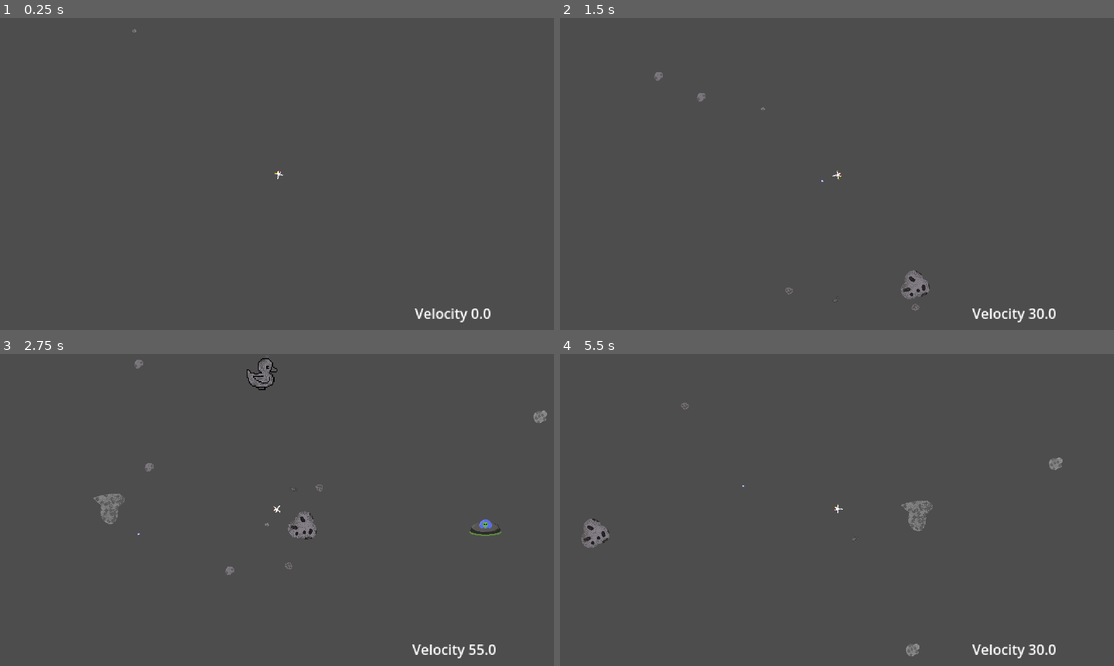
Above: before the commit, frames 1-4 (two rows, left to right).
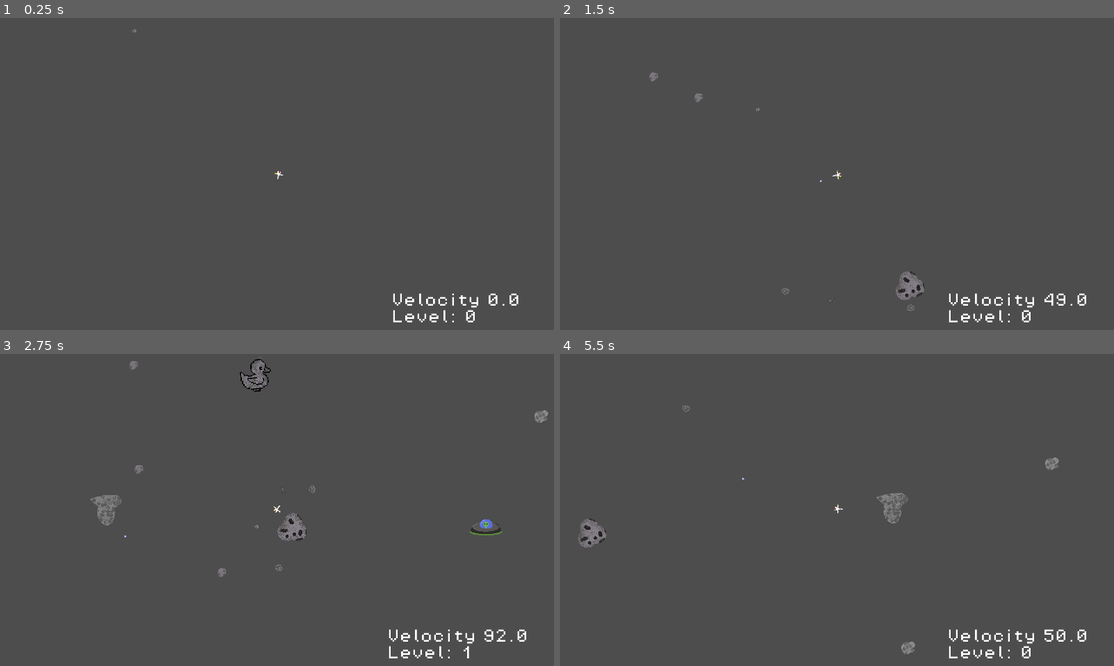
Above: after the commit, the same moments.

Repository: P3dr0-1702/final-reality
Game: Godot game, scene res://scenes/space.tscn
The game is run twice, just before and just after one commit, with the same random seed, the same clock (stepped at 60 frames per second) and the same inputs.
Inputs (mouse positions are in pixels of both pictures, inside the frame that each line leads up to):
- Up to frame 1 (0.25 s): no input
- Up to frame 2 (1.5 s): move the mouse to (958, 158) at 0.52 s; click (958, 158) at 0.6 s; move the mouse to (726, 189) at 1.27 s; tap Space (shoot) at 1.35 s
- Up to frame 3 (2.75 s): move the mouse to (332, 441) at 2.02 s; click (332, 441) at 2.1 s
- Up to frame 4 (5.5 s): move the mouse to (809, 572) at 2.77 s; tap Space (shoot) at 2.85, 4.35 s; move the mouse to (1003, 556) at 3.52 s; click (1003, 556) at 3.6 s; tap R (restart) at 4.15 s; move the mouse to (670, 463) at 4.27 s; move the mouse to (864, 510) at 5.02 s; click (864, 510) at 5.1 s

The runs differ from the first frame. In frame 1, 0.6% of the frame differs, in the area x 70-94%, y 88-98%; in frame 2, 1.1%; in frame 3, 1.9%, in the area x 16-99%, y 0-98%; in frame 4, 1.4%.

Commit message:
panic time lol i added reset workign reset yes

Diff:
--- a/scenes/space.tscn
+++ b/scenes/space.tscn
@@ -1,12 +1,13 @@
-[gd_scene load_steps=6 format=3 uid="uid://djuek6kech5fc"]
+[gd_scene load_steps=7 format=3 uid="uid://djuek6kech5fc"]
+
 [ext_resource type="Script" uid="uid://42hnlyi8x3yt" path="res://scripts/level1.gd" id="1_dtwn4"]
 [ext_resource type="PackedScene" uid="uid://d1llk7thvj8al" path="res://scenes/Player.tscn" id="2_dtwn4"]
+[ext_resource type="FontFile" uid="uid://b4tysvt0fce7u" path="res://assets/PixelOperator8.ttf" id="5_1gvwg"]
 [ext_resource type="Script" uid="uid://wkyt0shhnc58" path="res://scripts/ui.gd" id="6_n0118"]
 [ext_resource type="AudioStream" uid="uid://dyxcsvl1ho8as" path="res://assets/music/Yippe BIts v3.wav" id="6_ocmas"]
-[ext_resource type="PackedScene" uid="uid://dcs40c4vfwvl8" path="res://scenes/background.tscn" id="7_ocmas"]
 
 [sub_resource type="LabelSettings" id="LabelSettings_gk1qj"]
-font = ExtResource("7_ocmas")
+font = ExtResource("5_1gvwg")
 
 [node name="Space" type="Node2D" node_paths=PackedStringArray("player")]
 script = ExtResource("1_dtwn4")
@@ -24,6 +25,7 @@
 stream = ExtResource("6_ocmas")
 volume_db = 10.0
 autoplay = true
+
 [node name="ui" type="Control" parent="."]
 layout_mode = 3
 anchors_preset = 15
@@ -42,10 +44,10 @@
 anchor_top = 1.0
 anchor_right = 1.0
 anchor_bottom = 1.0
-offset_left = -469.0
-offset_top = -67.0
-offset_right = -398.0
-offset_bottom = -44.0
+offset_left = -490.0
+offset_top = -113.99994
+offset_right = -419.0
+offset_bottom = -90.99994
 grow_horizontal = 0
 grow_vertical = 0
 scale = Vector2(3, 3)
--- a/scripts/death.gd
+++ b/scripts/death.gd
@@ -3,6 +3,7 @@
 @export var died = false
 @onready var timer = $Timer
 @onready var animated_sprite_2d: AnimatedSprite2D = $"../AnimatedSprite2D"
+@onready var space: Node2D = $"../.."
 
 func _on_body_entered(body):
 	if died == true:
@@ -13,4 +14,4 @@
 	timer.start()
 
 func _on_timer_timeout() -> void:
-	get_tree().reload_current_scene()
+	space.reset_game()
--- a/scripts/level1.gd
+++ b/scripts/level1.gd
@@ -16,9 +16,8 @@
 @export var hj_th: float = 100.0
 @export var hj_gain: float = 50.0
 @export var hj_loss: float = 15.0
-@export var level: int = 1
+@export var level: int = 0
 @onready var audio_stream_player_2d: AudioStreamPlayer2D = $AudioStreamPlayer2D
-
 @onready var char: CharacterBody2D = $player
 
 
@@ -88,4 +87,14 @@
 	if hj_drive >= hj_goal:
 		level_up()
 
-# func reset_game():
+func reset_game():
+	player.global_position = Vector2(0,0)
+	player.velocity.x = 0.0
+	player.velocity.y = 0.0
+	for asteroid in asteroids.duplicate():
+		asteroid.queue_free()
+	level = 0
+	hj_drive = 0
+	hj_goal = 100.0
+	char.death.died = false
+	$player/AnimatedSprite2D.play("Default")
--- a/scripts/player_move.gd
+++ b/scripts/player_move.gd
@@ -1,6 +1,7 @@
 extends CharacterBody2D
+@onready var space: Node2D = $".."
 
-var recoil_strength = 30
+var recoil_strength = 50
 var flag = 1
 @onready var scene = preload("res://scenes/Bullet.tscn")
 
@@ -21,9 +22,8 @@
 		shoot()
 	if Input.is_action_just_pressed("shoot"):
 		fire()
-
-#	if Input.is_action_just_pressed("restart"):
-#		reset_game()
+	if Input.is_action_just_pressed("restart"):
+		space.reset_game()
 
 
 func shoot():
